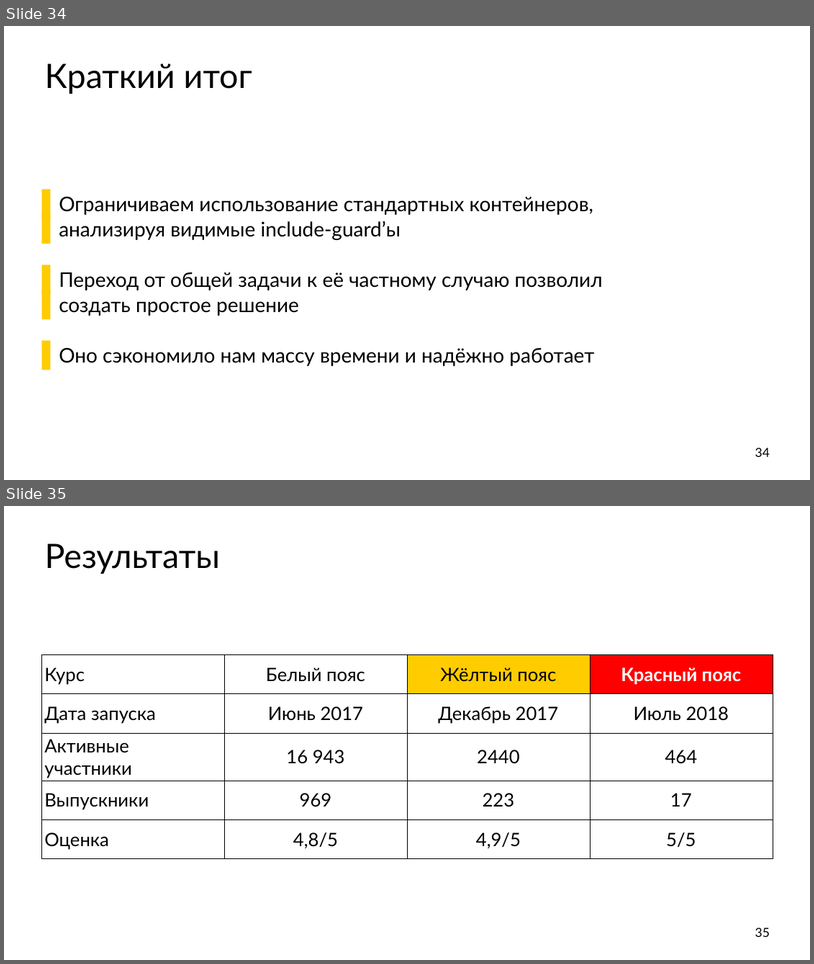
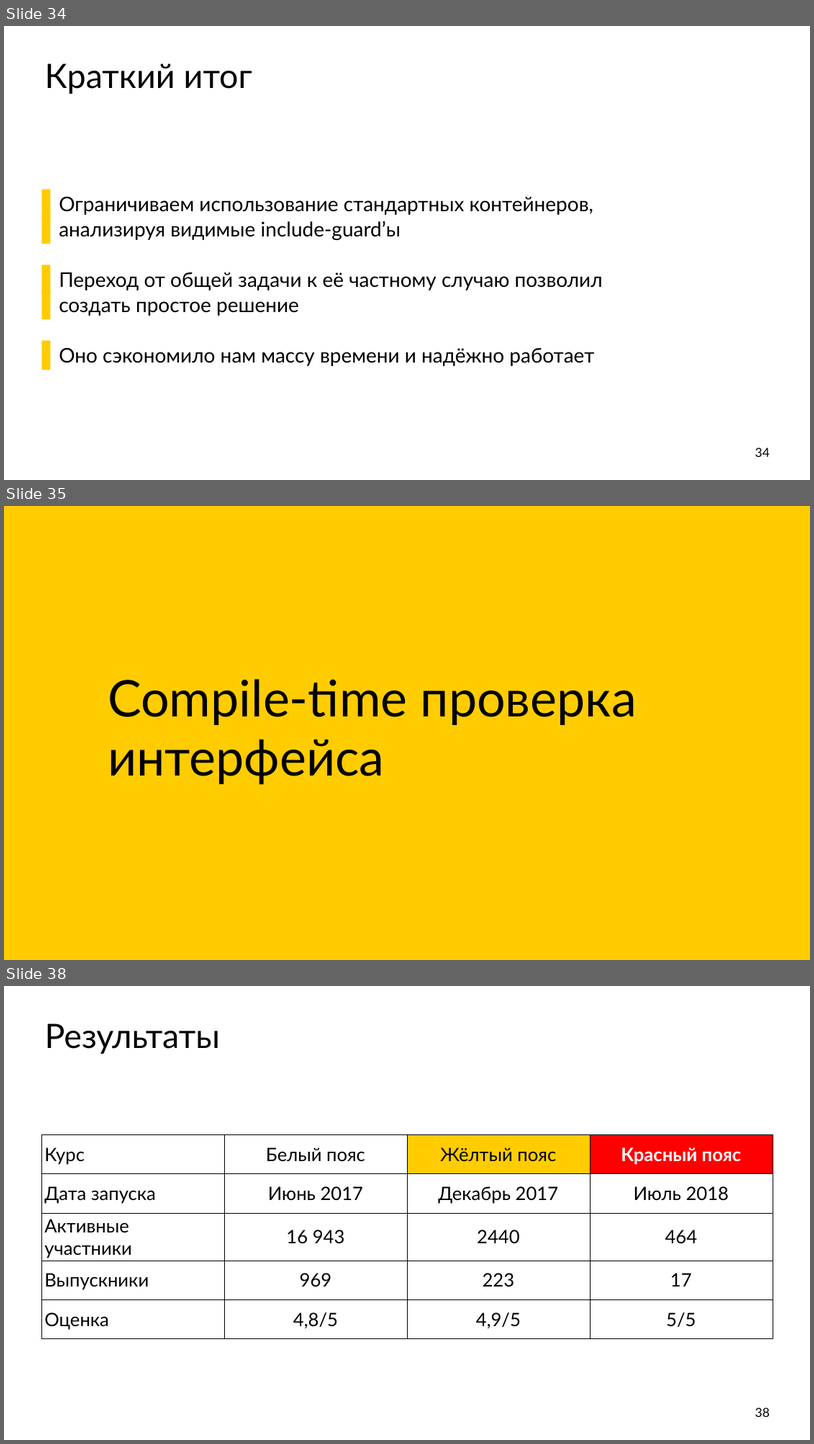
Before and after one commit to ishfb/cpprus18, a slide deck: slides.pptx. Shown one above the other, each under a label of ours: slides 34 and 35 before the commit, slides 34, 35 and 38 after it; the slides between them are not shown. The pictures are 814x964 and 814x1444 pixels, drawn with LibreOffice and Linux fonts; fonts in the diff are those of the drawing; background and template pictures are left out. Boxes give left, top, right and bottom in pixels: in the first picture for what was removed or moved away, otherwise in the second. Text is boxed around its words. In the diff, an @@ line names an element or a change of style, - is before the commit and + after.

```diff
--- a/slides.pptx
+++ b/slides.pptx
@@ slide 35 added at [4,506,810,960], background #FFCC00 @@
@@ title added at [108,679,637,785], 120 pt, text #000000 @@
+Compile-time проверка интерфейса
@@ what was slide 35 is now slide 38 @@
@@ page number at [756,1407,770,1417]: text changed @@
-35
+38
```
Also in this commit, not shown: 2 other slides added.
